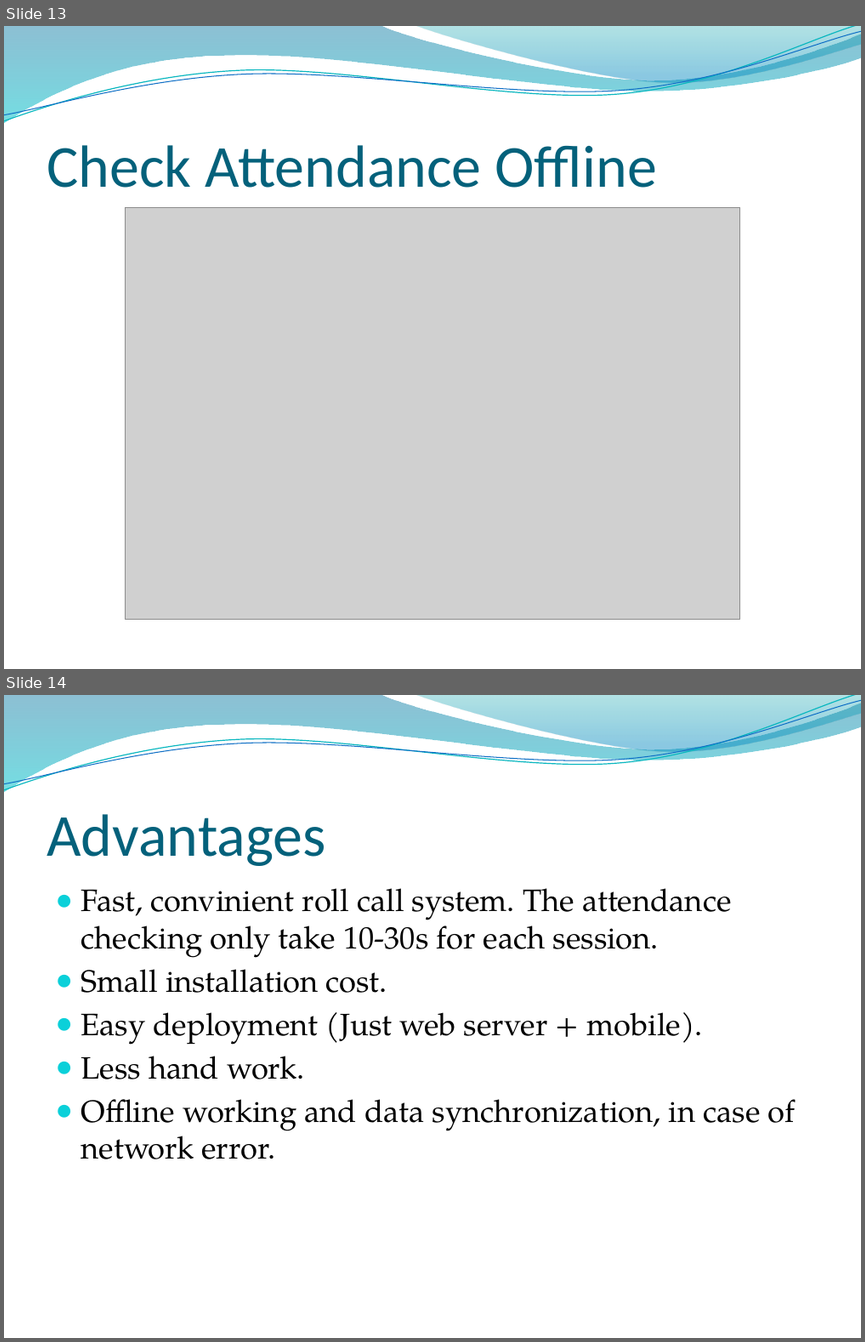
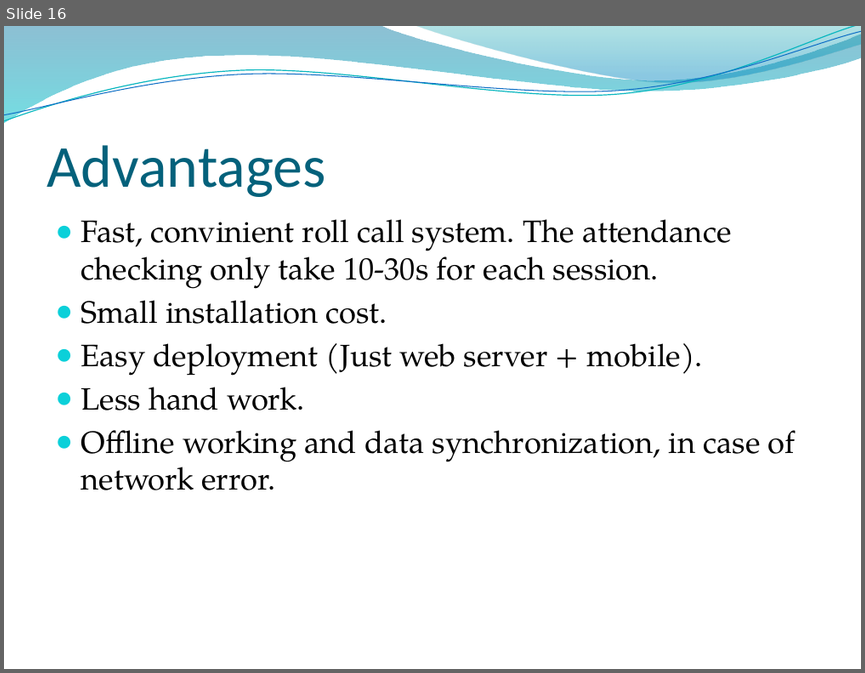
Before and after one commit to conanak99/roll-system-mobile, a slide deck: Document/Slide/Slide thuyet trinh.pptx. Shown one above the other, each under a label of ours: slides 13 and 14 before the commit, slide 16 after it. The pictures are 865x1342 and 865x673 pixels, drawn with LibreOffice and Linux fonts; fonts in the diff are those of the drawing; grey boxes stand for pictures; background and template pictures are left out. Boxes give left, top, right and bottom in pixels: in the first picture for what was removed or moved away, otherwise in the second. Text is boxed around its words. In the diff, an @@ line names an element or a change of style, - is before the commit and + after.

```diff
--- a/Document/Slide/Slide thuyet trinh.pptx
+++ b/Document/Slide/Slide thuyet trinh.pptx
@@ slide 13 removed at (x1=4, y1=26, x2=861, y2=669), background picture (left out); not listed: 4 template elements that a slide beside it also shows @@
@@ title removed at (x1=46, y1=145, x2=657, y2=188) @@
-Check Attendance Offline
@@ picture removed at (x1=125, y1=208, x2=740, y2=619) @@
@@ what was slide 14 is now slide 16 @@
```
Also in this commit, not shown: 6 slides changed, 3 slides added, 1 other file.
